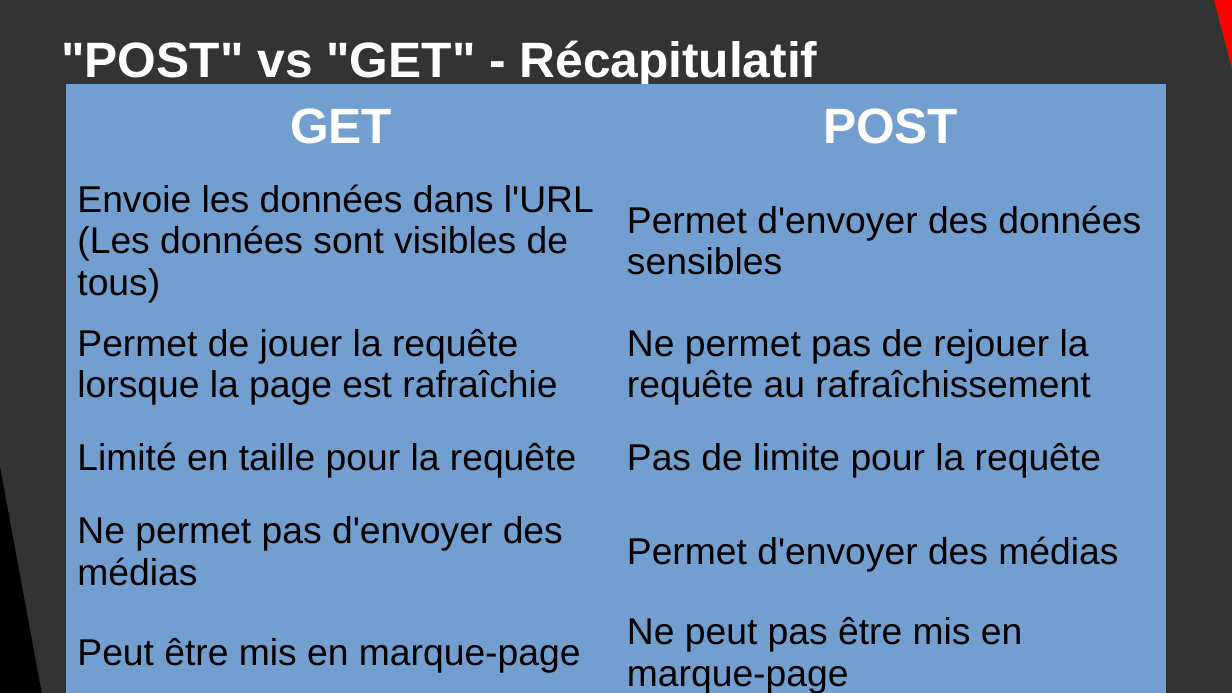
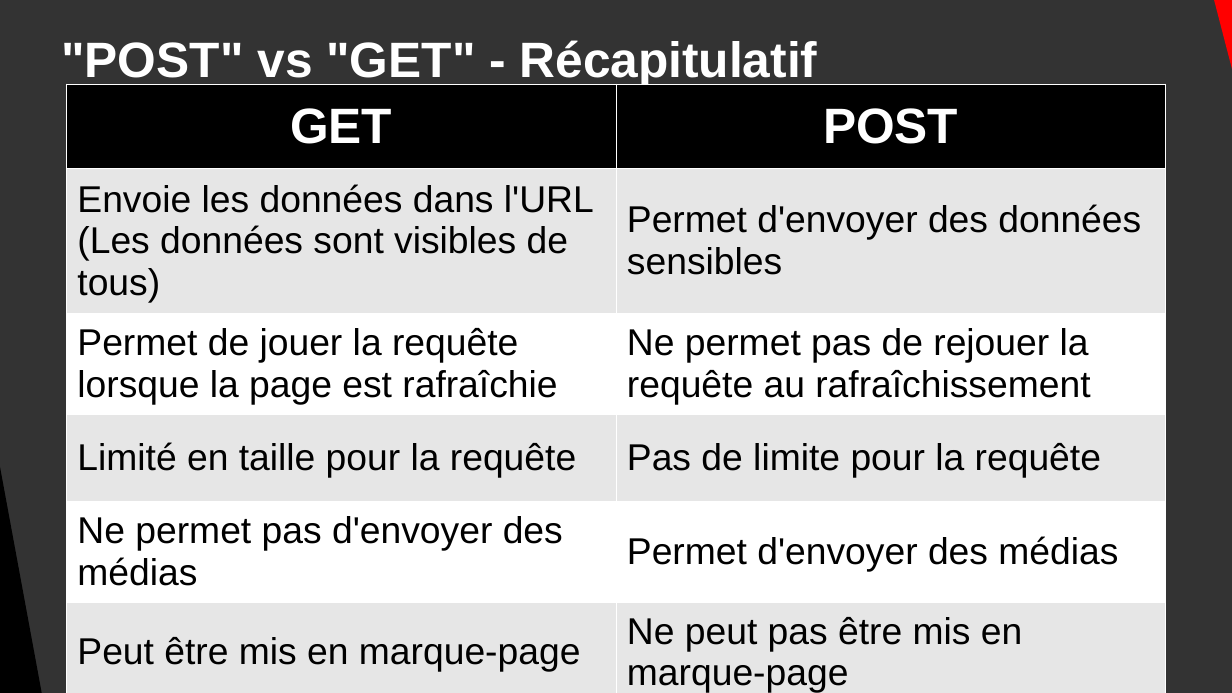
Before and after one commit to DanYellow/cours, a slide deck: slide 20 of integration-web-s1/travaux-pratiques/numero-2/presentation.odp. Drawn at 1232x693 pixels with LibreOffice and Linux fonts; fonts in the diff are those of the drawing. Boxes give left, top, right and bottom in pixels: in the first picture for what was removed or moved away, otherwise in the second. Text is boxed around its words. In the diff, an @@ line names an element or a change of style, - is before the commit and + after.

```diff
--- a/integration-web-s1/travaux-pratiques/numero-2/presentation.odp
+++ b/integration-web-s1/travaux-pratiques/numero-2/presentation.odp
@@ table at box(66, 84, 1166, 693) @@
@@ fill #729FCF to #000000 in row 1 @@
@@ fill #729FCF to #E6E6E6 in 6 cells @@
@@ fill #729FCF to #FFFFFF in 4 cells @@
@@ borders changed @@
```
Also in this commit, not shown: 25 other slides changed, 1 other file.
